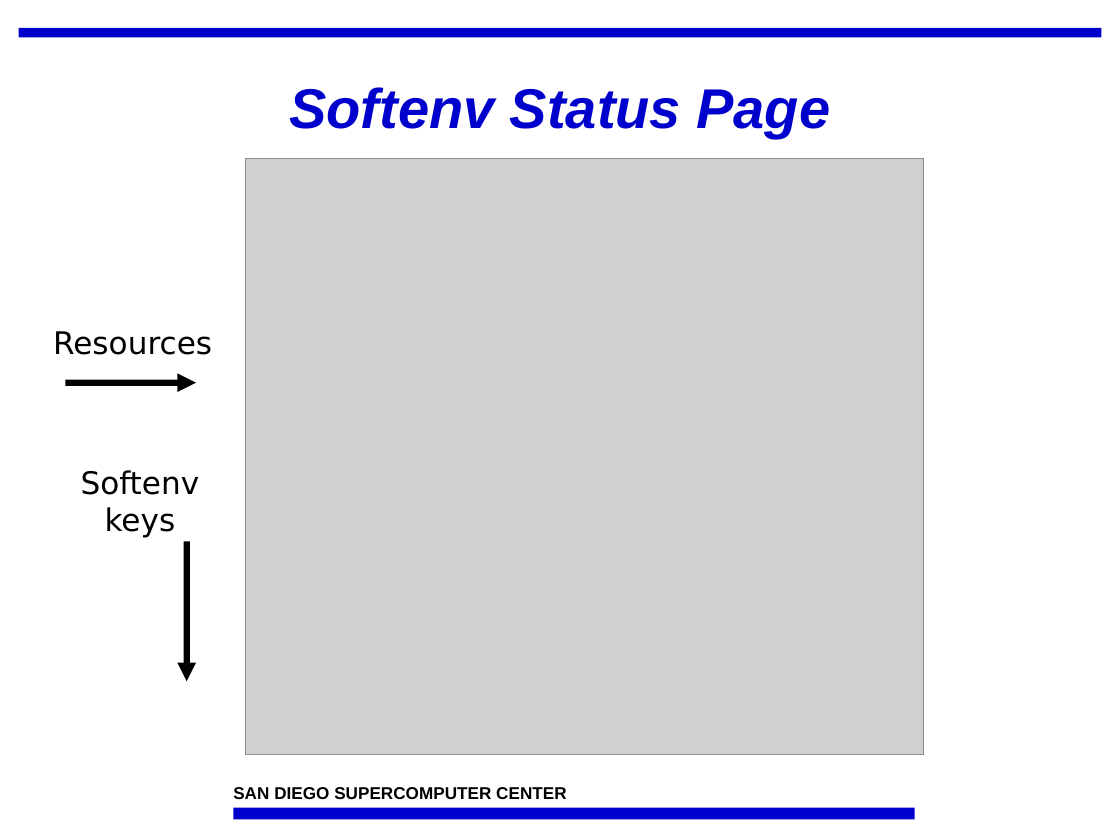
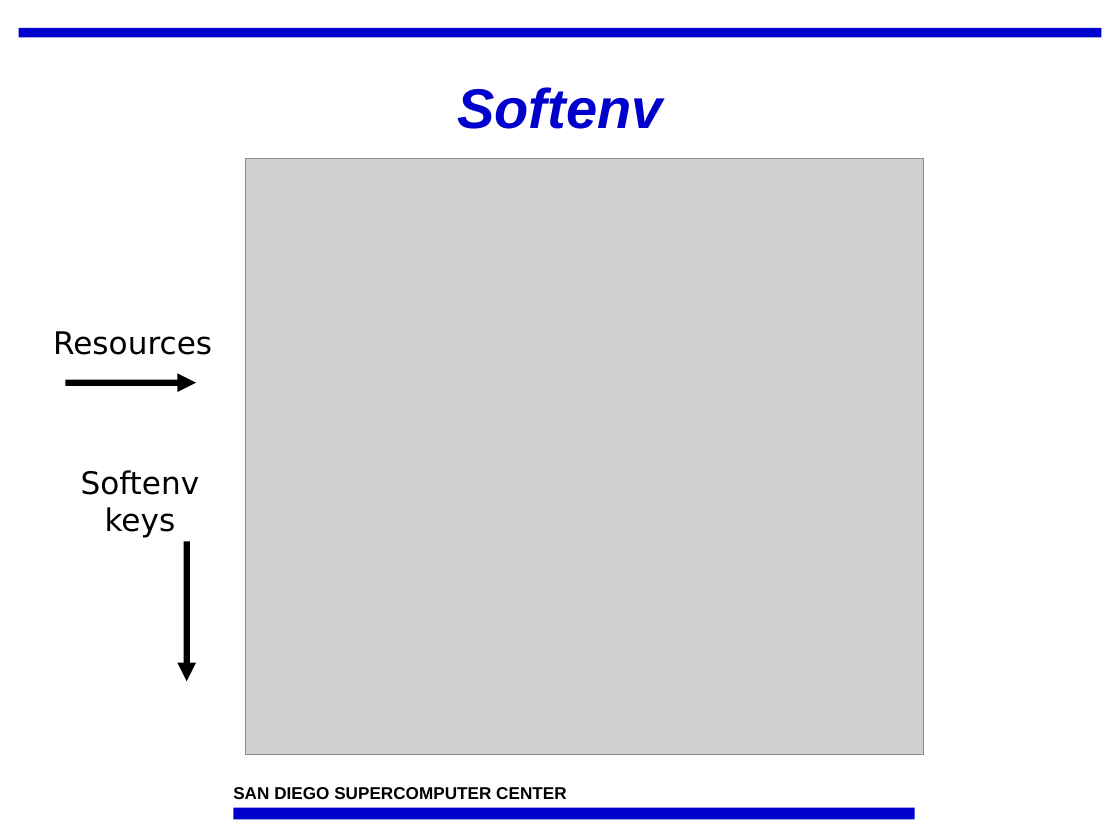
Before and after one commit to IncaProject/inca-xsede, a slide deck: slide 24 of talks/inca-tgarch-11-2-06.ppt (slide 25 before the commit). Drawn at 1120x840 pixels with LibreOffice and Linux fonts; fonts in the diff are those of the drawing; grey boxes stand for pictures; background and template pictures are left out. Boxes give left, top, right and bottom in pixels: in the first picture for what was removed or moved away, otherwise in the second. Text is boxed around its words. In the diff, an @@ line names an element or a change of style, - is before the commit and + after.

```diff
--- a/talks/inca-tgarch-11-2-06.ppt
+++ b/talks/inca-tgarch-11-2-06.ppt
@@ title at (x1=457, y1=87, x2=662, y2=129): text changed @@
-Softenv Status Page
+Softenv
```
Also in this commit, not shown: 7 other slides changed, 2 slides added, 4 slides removed.
